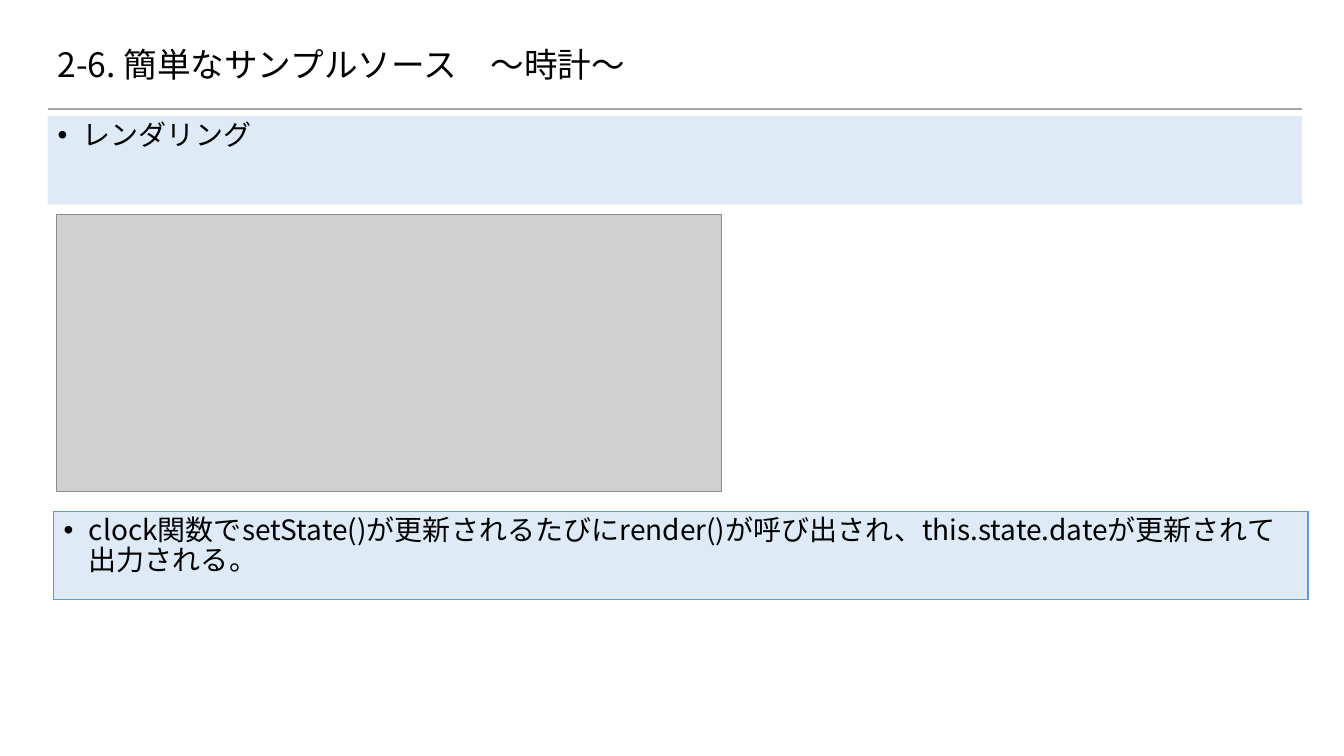
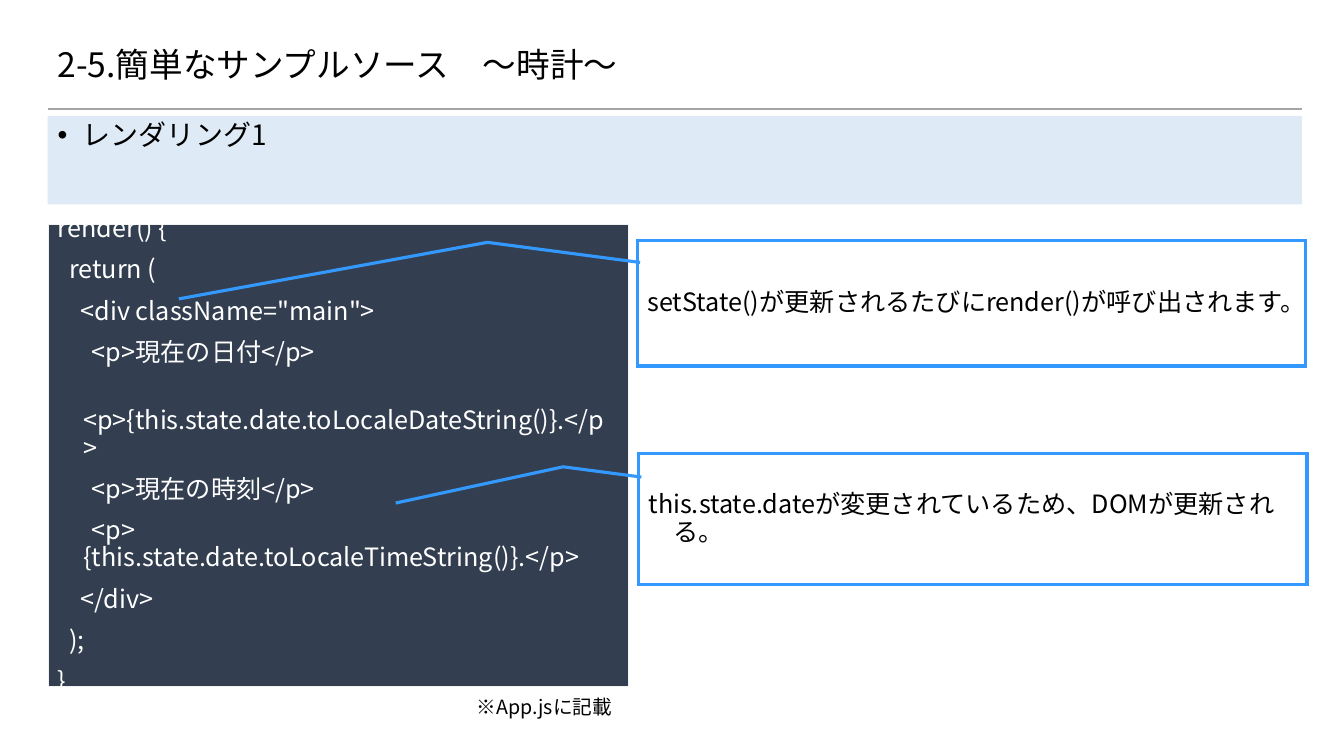
Before and after one commit to 2018SYSTEMI34/diary, a slide deck: slide 9 of doc/02_SlideShare/01.ネタ/２_Reactの基礎/2-6_簡単なサンプルソース.pptx. Drawn at 1344x756 pixels with LibreOffice and Linux fonts; fonts in the diff are those of the drawing; grey boxes stand for pictures; background and template pictures are left out. Boxes give left, top, right and bottom in pixels: in the first picture for what was removed or moved away, otherwise in the second. Text is boxed around its words. In the diff, an @@ line names an element or a change of style, - is before the commit and + after.

Commit message:
時計の記載部分を更新

```diff
--- a/doc/02_SlideShare/01.ネタ/２_Reactの基礎/2-6_簡単なサンプルソース.pptx
+++ b/doc/02_SlideShare/01.ネタ/２_Reactの基礎/2-6_簡単なサンプルソース.pptx
@@ title at (x1=58, y1=48, x2=617, y2=80): text changed @@
-2-6. 簡単なサンプルソース ～時計～
+2-5.簡単なサンプルソース ～時計～
@@ text at (x1=83, y1=121, x2=267, y2=147): text changed @@
-• レンダリング
+• レンダリング1
@@ rectangle added at (x1=48, y1=225, x2=628, y2=687), fill #333F50, outline #F2F2F2 0.75 pt, 18 pt, text #FFFFFF @@
+render() {
+return (
+<div className="main">
+<p>現在の日付</p>
+<p>{this.state.date.toLocaleDateString()}.</p>
+<p>現在の時刻</p>
+<p> {this.state.date.toLocaleTimeString()}.</p>
+</div>
+);
+}
@@ picture removed at (x1=56, y1=214, x2=721, y2=492) @@
@@ border callout added at (x1=637, y1=240, x2=1306, y2=366), fill #FFFFFF, outline #3399FF 2.25 pt, 18 pt, text #000000 @@
+setState()が更新されるたびにrender()が呼び出されます。
@@ border callout added at (x1=639, y1=454, x2=1308, y2=585), fill #FFFFFF, outline #3399FF 2.25 pt, 18 pt, text #000000 @@
+this.state.dateが変更されているため、DOMが更新される。
@@ rectangle removed at (x1=53, y1=511, x2=1308, y2=599) @@
-• clock関数でsetState()が更新されるたびにrender()が呼び出され、this.state.dateが更新されて出力される。
@@ text added at (x1=477, y1=697, x2=612, y2=719), 14 pt, text #000000 @@
+※App.jsに記載
```
Also in this commit, not shown: 8 other slides changed, 2 slides added.
